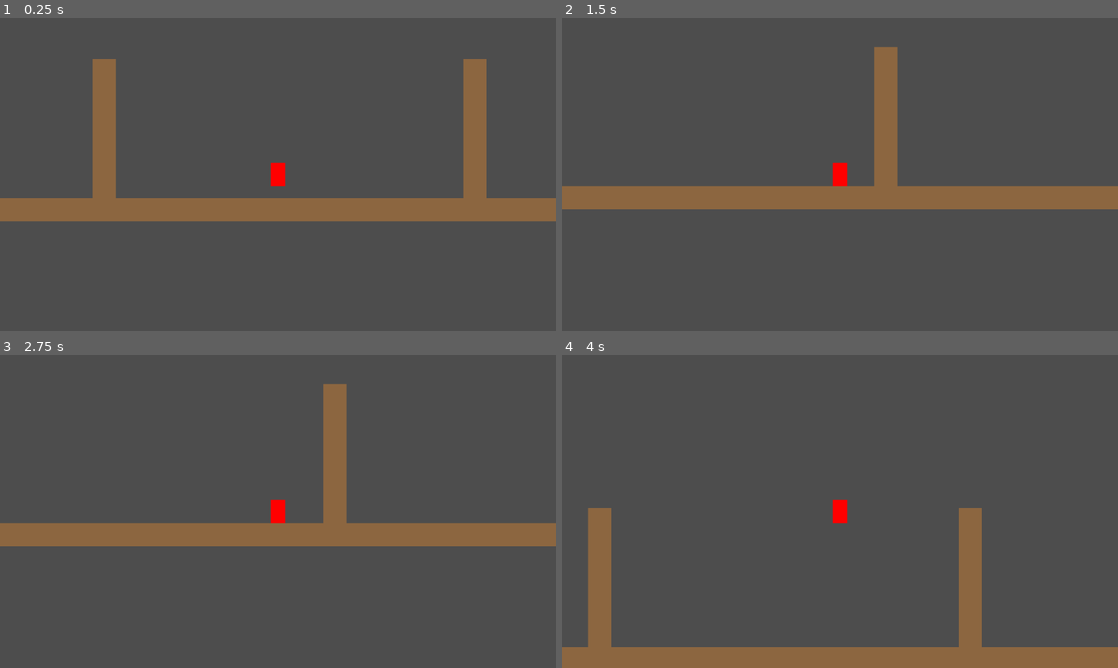
Above: before the commit, frames 1-4 (two rows, left to right).
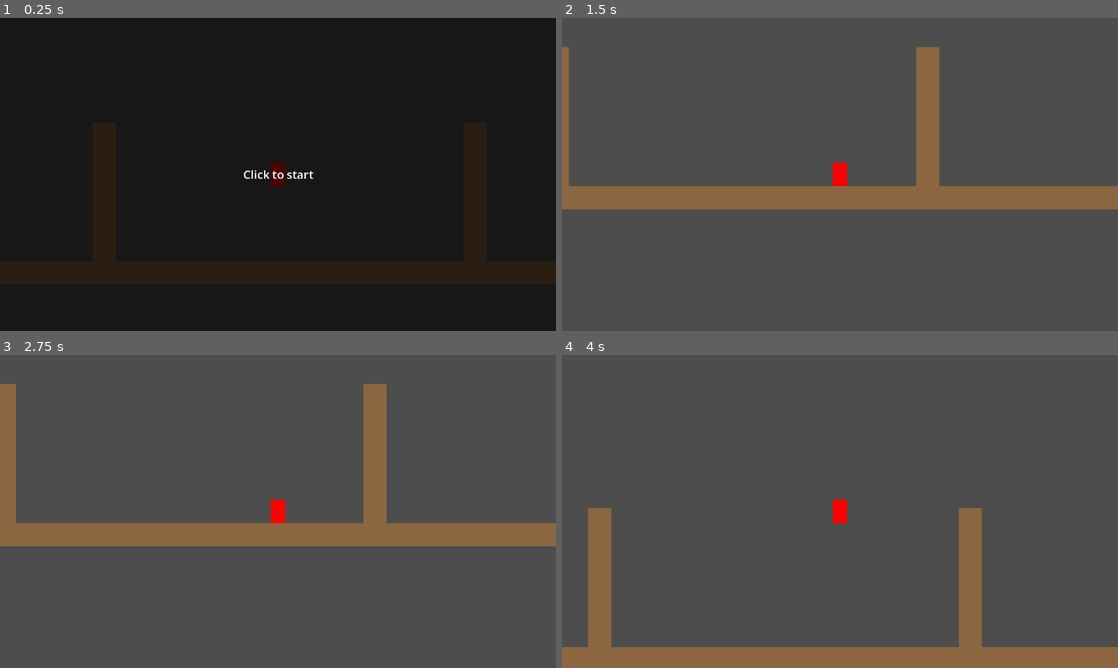
Above: after the commit, the same moments.

Repository: aidanmahl/ascent
Game: Godot game, scene res://scenes/main.tscn
Same seed, same stepped clock (60 frames per second), same inputs: the game is played once before the commit and once after it.
Inputs (mouse positions are in pixels of both pictures, inside the frame that each line leads up to):
- Up to frame 1 (0.25 s): no input
- Up to frame 2 (1.5 s): tap Enter at 0.5 s; move the mouse to (962, 158) at 0.52 s; hold D (move_right) 0.53-1.28 s; tap Shift (dash) at 0.6 s; click (962, 158) at 0.67 s; tap Space (jump) at 0.77 s; move the mouse to (728, 190) at 1.27 s; hold A (move_left) from 1.28 s (still down); tap S (look_down) at 1.35 s; click (728, 190) at 1.42 s
- Up to frame 3 (2.75 s): tap Space (jump) at 1.52 s; move the mouse to (333, 442) at 2.02 s; release A (move_left) at 2.03 s; hold D (move_right) from 2.03 s (still down); hold W (look_up) from 2.03 s (still down); click (333, 442) at 2.17 s
- Up to frame 4 (4 s): move the mouse to (812, 574) at 2.77 s; release W (look_up) at 2.78 s; tap Shift (dash) at 2.85 s; click (812, 574) at 2.92 s; tap Space (jump) at 3.02, 3.5, 3.77 s; move the mouse to (1006, 558) at 3.52 s; release D (move_right) at 3.53 s; hold A (move_left) from 3.53 s (still down); hold S (look_down) from 3.53 s (still down); click (1006, 558) at 3.67 s

The runs differ from the first frame. In frame 1, 100% of the frame differs, in the area x 0-100%, y 0-100%; in frame 2, 4.3%; in frame 3, 5.0%; in frame 4, nothing differs.

Commit message:
Web export infrastructure: build-web.cmd, docs/ output, click-to-start overlay
Adds a Web export preset targeting docs/index.html (GitHub Pages layout),
tools/build-web.cmd/.ps1 (600s-timeout export wrapper following
godot_step.ps1's pattern, fails loudly on missing artifacts, writes
docs/.nojekyll), and a click-to-start overlay that gates the game behind
a user gesture for the browser audio-unlock requirement. Extends
screenshot_driver.gd to synthesize that gesture so existing headed
verification captures still show gameplay instead of the overlay.

Also fixes export_presets.cfg (was writing to project root instead of
docs/) and a `2>nul` redirect in .claude/settings.json's SessionStart
hook that created a literal `nul` file when run under PowerShell.

Movement code, tests, and MovementConfig untouched - milestone 4's
human-verification gate still stands. tools/validate.cmd: 24/24 green.

Co-Authored-By: Claude Sonnet 5 <noreply@anthropic.com>

Diff:
--- /dev/null
+++ b/scenes/click_to_start.gd
@@ -0,0 +1,15 @@
+extends Control
+
+## Browsers block audio until a user gesture (CLAUDE.md "Target platform").
+## There's no audio yet, but the gate needs to exist before it does, so the
+## first click here is what unlocks it later. Pauses the tree so nothing
+## behind the overlay runs until that gesture happens.
+
+func _ready() -> void:
+	process_mode = Node.PROCESS_MODE_ALWAYS
+	get_tree().paused = true
+
+func _gui_input(event: InputEvent) -> void:
+	if event is InputEventMouseButton and event.pressed:
+		get_tree().paused = false
+		get_parent().queue_free()
--- /dev/null
+++ b/scenes/click_to_start.tscn
@@ -0,0 +1,41 @@
+[gd_scene load_steps=2 format=3]
+
+[ext_resource type="Script" path="res://scenes/click_to_start.gd" id="1"]
+
+[node name="ClickToStart" type="CanvasLayer"]
+layer = 100
+
+[node name="Overlay" type="Control" parent="."]
+layout_mode = 3
+anchors_preset = 15
+anchor_right = 1.0
+anchor_bottom = 1.0
+grow_horizontal = 2
+grow_vertical = 2
+mouse_filter = 0
+script = ExtResource("1")
+
+[node name="Background" type="ColorRect" parent="Overlay"]
+layout_mode = 1
+anchors_preset = 15
+anchor_right = 1.0
+anchor_bottom = 1.0
+grow_horizontal = 2
+grow_vertical = 2
+mouse_filter = 2
+color = Color(0, 0, 0, 0.7)
+
+[node name="Label" type="Label" parent="Overlay"]
+layout_mode = 1
+anchors_preset = 8
+anchor_left = 0.5
+anchor_top = 0.5
+anchor_right = 0.5
+anchor_bottom = 0.5
+grow_horizontal = 2
+grow_vertical = 2
+mouse_filter = 2
+theme_override_font_sizes/font_size = 24
+text = "Click to start"
+horizontal_alignment = 1
+vertical_alignment = 1
--- a/scenes/main.tscn
+++ b/scenes/main.tscn
@@ -1,9 +1,12 @@
-[gd_scene load_steps=3 format=3]
+[gd_scene load_steps=4 format=3]
 
 [ext_resource type="Script" path="res://scenes/main.gd" id="1"]
 [ext_resource type="PackedScene" path="res://scenes/player.tscn" id="2"]
+[ext_resource type="PackedScene" path="res://scenes/click_to_start.tscn" id="3"]
 
 [node name="Main" type="Node2D"]
 script = ExtResource("1")
 
 [node name="Player" parent="." instance=ExtResource("2")]
+
+[node name="ClickToStart" parent="." instance=ExtResource("3")]
--- a/tools/capture/screenshot_driver.gd
+++ b/tools/capture/screenshot_driver.gd
@@ -36,6 +36,8 @@
 
 	var target: Node = load(config.scene).instantiate()
 	add_child(target)
+	await get_tree().process_frame
+	await _dismiss_start_overlay()
 
 	var frames: Array = config.get("frames", [])
 	# JSON.parse_string returns every number as float, including the
@@ -64,6 +66,24 @@
 			await get_tree().process_frame
 			_capture(output_dir, prefix, frame_index)
 
+## Scenes loaded here may include a click-to-start overlay (real browsers
+## gate audio behind a user gesture - see CLAUDE.md "Target platform").
+## Synthesize the same gesture a human tester would give so scripted
+## captures still show gameplay instead of a permanently-visible overlay.
+## Harmless no-op if the loaded scene has no such overlay.
+func _dismiss_start_overlay() -> void:
+	var viewport := get_viewport()
+	var pos := viewport.get_visible_rect().size / 2.0
+	var press := InputEventMouseButton.new()
+	press.button_index = MOUSE_BUTTON_LEFT
+	press.pressed = true
+	press.position = pos
+	Input.parse_input_event(press)
+	var release := press.duplicate()
+	release.pressed = false
+	Input.parse_input_event(release)
+	await get_tree().process_frame
+
 func _capture(output_dir: String, prefix: String, frame_index: int) -> void:
 	var image := get_viewport().get_texture().get_image()
 	var path := "%s/%s_%03d.png" % [output_dir, prefix, frame_index]
Not shown, changed: .claude/settings.json
Binary file added: docs/index.apple-touch-icon.png
Not shown, added: docs/index.apple-touch-icon.png.import
Binary file added: docs/index.icon.png
Not shown, added: docs/index.icon.png.import
Binary file added: docs/index.png
Not shown, added: docs/index.png.import
Not shown, changed: export_presets.cfg
Not shown, added: scenes/click_to_start.gd.uid
Not shown, changed: PROMPT.md
Not shown, added: docs/.nojekyll
Not shown, added: docs/index.audio.position.worklet.js
(and 7 more such lines)
